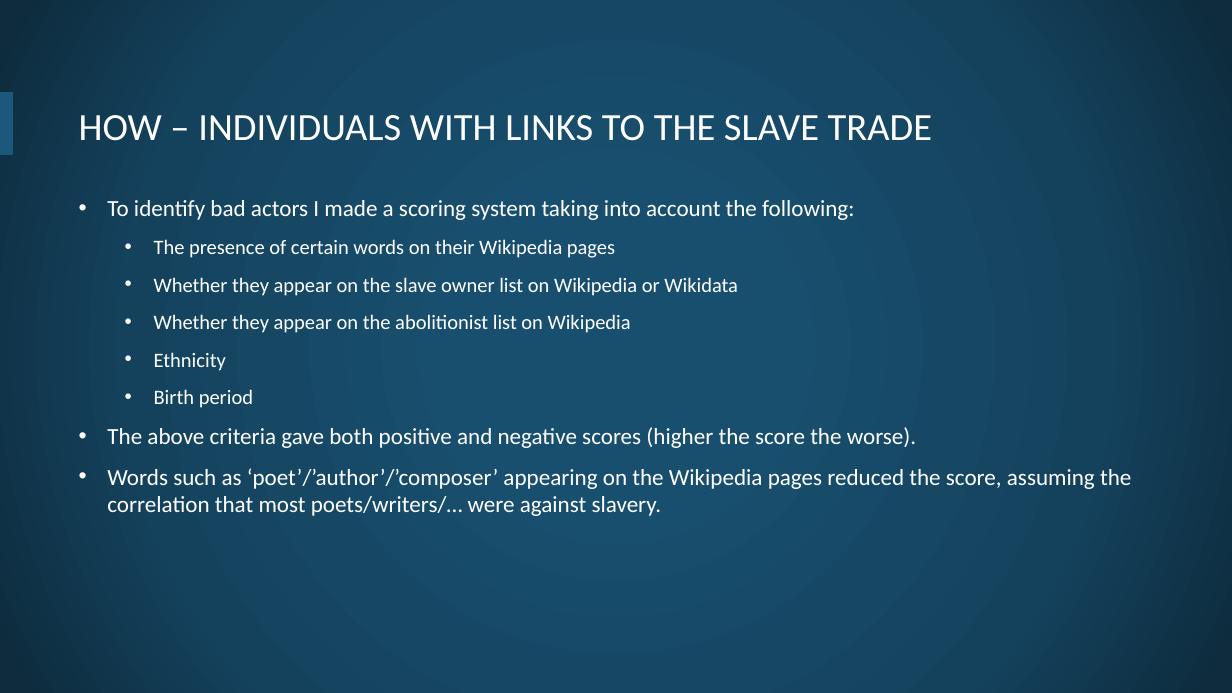
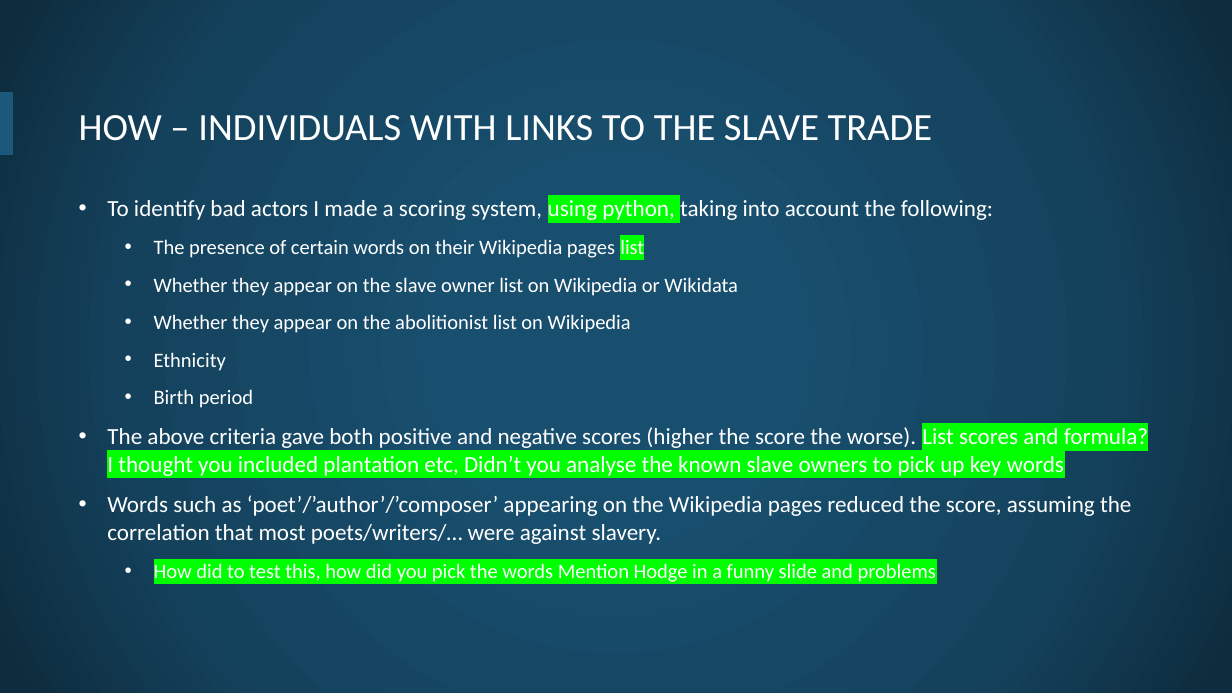
Before and after one commit to openheritage/open-plaques-diversity, a slide deck: slide 7 of The diversity of plaques in London.pptx. Drawn at 1232x693 pixels with LibreOffice and Linux fonts; fonts in the diff are those of the drawing; background and template pictures are left out. Boxes give left, top, right and bottom in pixels: in the first picture for what was removed or moved away, otherwise in the second. Text is boxed around its words. In the diff, an @@ line names an element or a change of style, - is before the commit and + after.

```diff
--- a/The diversity of plaques in London.pptx
+++ b/The diversity of plaques in London.pptx
@@ text at (107,200,993,258): text changed @@
-• To identify bad actors I made a scoring system taking into account the following:
-  • The presence of certain words on their Wikipedia pages
+• To identify bad actors I made a scoring system, using python, taking into account the following:
+  • The presence of certain words on their Wikipedia pages list
@@ text at (107,427,1148,476): text changed @@
-• The above criteria gave both positive and negative scores (higher the score the worse).
+• The above criteria gave both positive and negative scores (higher the score the worse). List scores and formula? I thought you included plantation etc, Didn’t you analyse the known slave owners to pick up key words
@@ text at (154,563,936,582): paragraph added @@
+  • How did to test this, how did you pick the words Mention Hodge in a funny slide and problems
```
Also in this commit, not shown: 7 other slides changed, 1 slide added.
